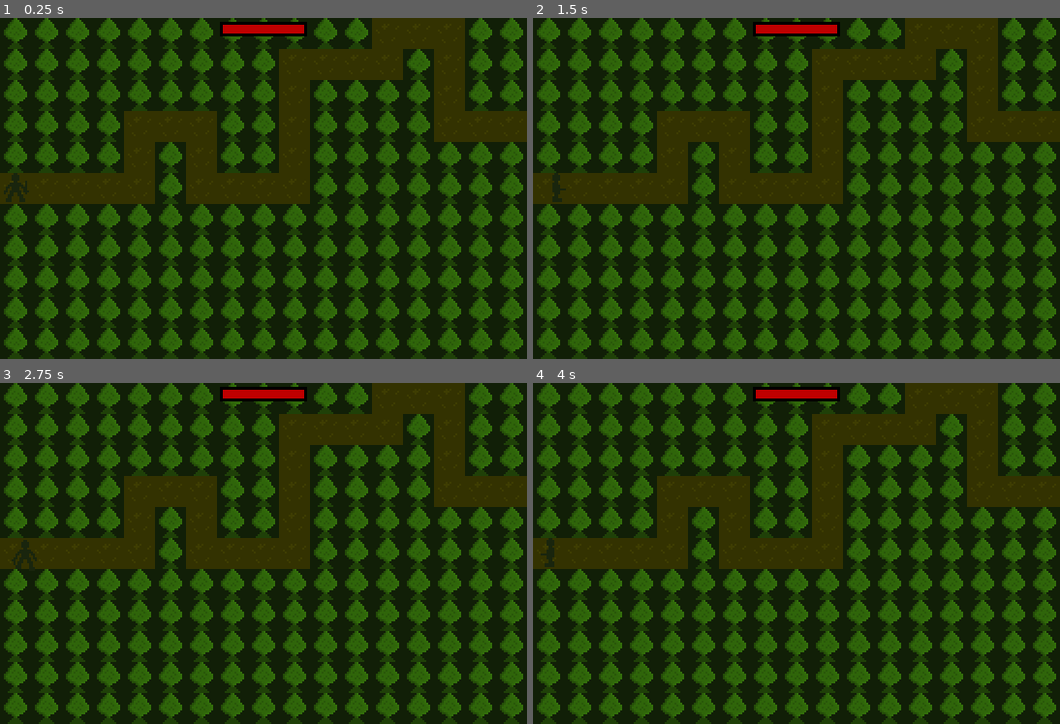
Above: before the commit, frames 1-4 (two rows, left to right).
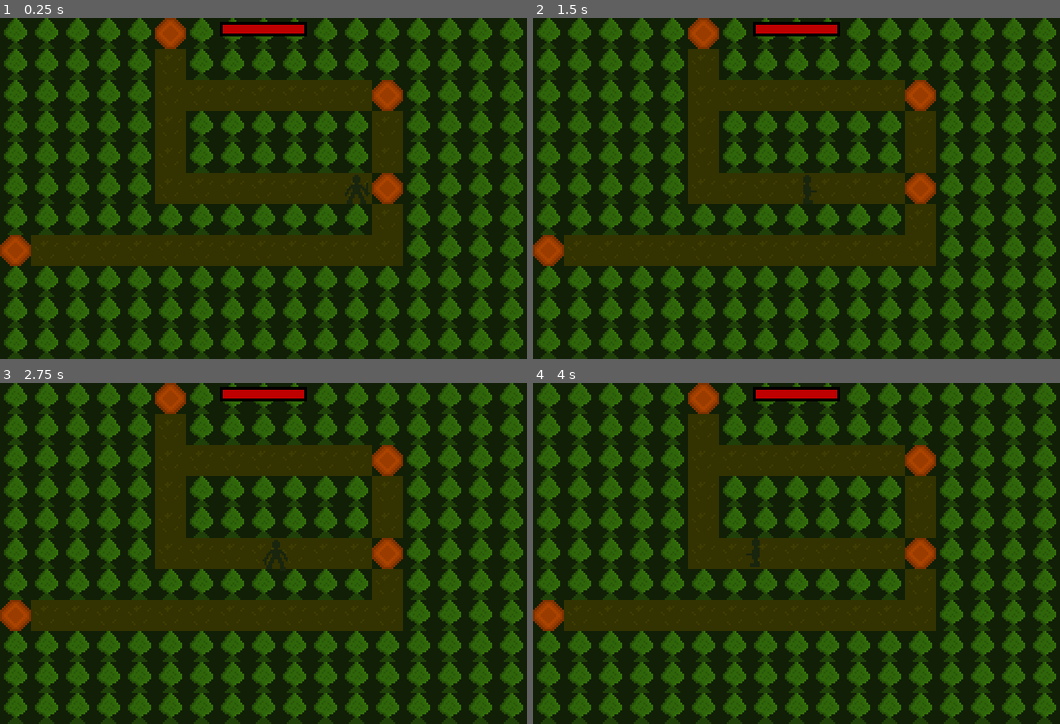
Above: after the commit, the same moments.

Repository: johnmanthop/roguelike_shooter_demo
Game: Godot game, scene res://scenes/top_level.tscn
Two runs of this game, one before a commit and one after it. Both use one fixed random seed, a clock stepped at 60 frames per second and the inputs below. Before the commit the project starts from res://scenes/autogenerated_level.tscn.
Inputs:
- Up to frame 1 (0.25 s): no input
- Up to frame 2 (1.5 s): tap Enter at 0.5 s; hold A (A) 0.53-1.28 s; tap D (D) at 0.8, 1.35 s
- Up to frame 3 (2.75 s): tap S (S) at 1.55 s; tap Space (space) at 2 s; hold S (S) from 2.03 s (still down); tap W (W) at 2.3 s
- Up to frame 4 (4 s): tap Enter at 2.75 s; release S (S) at 2.78 s; tap W (W) at 2.85 s; tap A (A) at 3.05 s; tap Space (space) at 3.5 s; hold A (A) from 3.53 s (still down); tap D (D) at 3.8 s

The runs differ from the first frame. In frame 1, 26% of the frame differs, in the area x 0-100%, y 0-73%; in frame 2, 26%; in frame 3, 26%; in frame 4, 26%.

Commit message:
Advanced level generation

Diff:
--- a/project.godot
+++ b/project.godot
@@ -11,7 +11,7 @@
 [application]
 
 config/name="demo-roguelike-shooter"
-run/main_scene="res://scenes/autogenerated_level.tscn"
+run/main_scene="res://scenes/top_level.tscn"
 config/features=PackedStringArray("4.2", "Forward Plus")
 config/icon="res://icon.svg"
 
--- a/scenes/autogenerated_level.tscn
+++ b/scenes/autogenerated_level.tscn
@@ -1,12 +1,6 @@
-[gd_scene load_steps=4 format=3 uid="uid://nserbo28m8fd"]
+[gd_scene load_steps=2 format=3 uid="uid://nserbo28m8fd"]
 
 [ext_resource type="Script" path="res://scripts/autogenerated_level.gd" id="1_f4n2p"]
-[ext_resource type="PackedScene" uid="uid://dqpog1t167wh6" path="res://scenes/player.tscn" id="2_2okfx"]
-[ext_resource type="PackedScene" uid="uid://dkk2u4bv8kjox" path="res://scenes/HUD.tscn" id="3_1k2xg"]
 
 [node name="AutogeneratedLevel" type="Node2D"]
 script = ExtResource("1_f4n2p")
-
-[node name="player" parent="." instance=ExtResource("2_2okfx")]
-
-[node name="Hud" parent="." instance=ExtResource("3_1k2xg")]
--- a/scenes/autogenerated_passage.tscn
+++ b/scenes/autogenerated_passage.tscn
@@ -1,6 +1,158 @@
-[gd_scene load_steps=2 format=3 uid="uid://b3yc3gw5q4o5v"]
+[gd_scene load_steps=2 format=3 uid="uid://blqcfnnnieoto"]
 
-[ext_resource type="Script" path="res://scripts/autogenerated_passage.gd" id="1_c7o27"]
+[sub_resource type="GDScript" id="GDScript_vd5sy"]
+script/source = "extends Node2D
+
+enum TILE
+{
+	TREE_T,
+	ROAD_T,
+	BUILDING_T
+}
+
+const PROX_ZONE:		float = 2
+const TILE_SIZE:		int = 16
+var tree_tile: 			Sprite2D
+var level_matrix: 		Array
+var h_tile_count: 		int
+var w_tile_count:		int
+var SCREEN_SIZE:		Vector2
+var half_tile_offset = 	Vector2(TILE_SIZE / 2, TILE_SIZE / 2)
+var player
+var entry_point_left: 		Vector2
+var entry_point_right:		Vector2
+
+func init_level_map():
+	for h in h_tile_count:
+		level_matrix.append([])
+		level_matrix[h] = []
+
+		for w in w_tile_count:
+			level_matrix[h].append([])
+			level_matrix[h][w] = TILE.TREE_T
+
+func construct_tree_tiles():
+	var tree_scene: PackedScene = preload(\"res://scenes/tree_scene.tscn\")
+	for i in level_matrix.size():
+		for j in level_matrix[0].size():
+			if level_matrix[i][j] == TILE.TREE_T or level_matrix[i][j] == TILE.BUILDING_T:
+				var tree_tile = tree_scene.instantiate()
+				tree_tile.position = Vector2(j, i) * TILE_SIZE
+				tree_tile.position += half_tile_offset
+				add_child(tree_tile)
+
+func construct_road_in_matrix():
+	entry_point_left.y = h_tile_count / 2
+	entry_point_left.x = 0
+
+	var current_point = entry_point_left
+	while current_point.x < w_tile_count - 1:
+		var horizontal_length 	= randi_range(2, 4)
+		var vertical_length 	= randi_range(2, 4)
+		var direction: int
+
+		if randi_range(0, 1) == 0: 	direction = 1
+		else:						direction = -1
+
+		for l in horizontal_length:
+			level_matrix[clamp(current_point.y, 0, h_tile_count - 1)][clamp(current_point.x + l, 0, w_tile_count - 1)] = TILE.ROAD_T
+		current_point.x += horizontal_length
+		current_point = current_point.clamp(Vector2(0, 0), Vector2(w_tile_count - 1, h_tile_count - 1))
+
+		if current_point.x >= w_tile_count - 2:
+			break
+
+		for l in vertical_length:
+			level_matrix[clamp(current_point.y + direction * l, 0, h_tile_count - 1)][clamp(current_point.x, 0, w_tile_count - 1)] = TILE.ROAD_T
+		current_point.y += direction * vertical_length
+		current_point = current_point.clamp(Vector2(0, 0), Vector2(w_tile_count - 1, h_tile_count - 1))
+
+	for l in 3:
+		level_matrix[clamp(current_point.y, 0, h_tile_count - 1)][clamp(current_point.x + l, 0, w_tile_count - 1)] = TILE.ROAD_T
+	current_point.x += 3
+	current_point = current_point.clamp(Vector2(0, 0), Vector2(w_tile_count - 1, h_tile_count - 1))
+
+	entry_point_right = current_point
+
+func construct_road_tiles():
+	for i in level_matrix.size():
+		for j in level_matrix[0].size():
+			if level_matrix[i][j] == TILE.ROAD_T:
+				var road_tile = Sprite2D.new()
+				road_tile.texture = load(\"res://game_assets/tiles/road_tile.png\")
+				road_tile.texture_filter = CanvasItem.TEXTURE_FILTER_NEAREST
+				road_tile.position = Vector2(j, i) * TILE_SIZE
+				road_tile.position += half_tile_offset
+				add_child(road_tile)
+
+func construct_building_in_matrix():
+	var is_free = true
+	var root_position
+	for i in 10:
+		root_position = Vector2(randi_range(0, w_tile_count - 5), randi_range(0, h_tile_count - 3))
+		for w in 5:
+			for h in 3:
+				if level_matrix[root_position.y + h][root_position.x + w] != TILE.TREE_T:
+					is_free = false
+		var is_above_road = false
+		for h in h_tile_count - 1 - root_position.y:
+			if level_matrix[root_position.y + h][root_position.x] == TILE.ROAD_T:
+				is_above_road = true
+		if !is_above_road:
+			is_free = false
+		if is_free:
+			break
+	if is_free:
+		for w in 5:
+			for h in 3:
+				level_matrix[root_position.y + h][root_position.x + w] = TILE.BUILDING_T
+		for h in h_tile_count - 1 - root_position.y:
+			if level_matrix[root_position.y + h][root_position.x + 1] == TILE.ROAD_T:
+				break
+			else:
+				level_matrix[root_position.y + h][root_position.x + 1] = TILE.ROAD_T
+
+func construct_building_tiles():
+	for i in level_matrix.size():
+		for j in level_matrix[0].size():
+			if level_matrix[i][j] == TILE.BUILDING_T:
+				var road_tile = Sprite2D.new()
+				road_tile.texture = load(\"res://game_assets/buildings/forest_house.png\")
+				road_tile.texture_filter = CanvasItem.TEXTURE_FILTER_NEAREST
+				road_tile.position = Vector2(j + 2, i + 1) * TILE_SIZE
+				road_tile.position += half_tile_offset
+				add_child(road_tile)
+				return
+
+func is_player_at_left_entry():
+	return player.position.distance_to(entry_point_left * TILE_SIZE + half_tile_offset) <= PROX_ZONE
+
+func is_player_at_right_entry():
+	return player.position.distance_to(entry_point_right * TILE_SIZE + half_tile_offset) <= PROX_ZONE
+
+func set_player(p):
+	player = p
+
+func get_starting_position(left: bool):
+	if left: return entry_point_left * TILE_SIZE
+	else:	 return entry_point_right * TILE_SIZE
+
+func tick():
+	pass
+
+func _ready():
+	SCREEN_SIZE = get_viewport_rect().size
+	w_tile_count = SCREEN_SIZE.x / TILE_SIZE
+	h_tile_count = SCREEN_SIZE.y / TILE_SIZE
+
+	init_level_map()
+	construct_road_in_matrix()
+	construct_building_in_matrix()
+	construct_tree_tiles()
+	construct_road_tiles()
+	construct_building_tiles()
+
+"
 
 [node name="AutogeneratedPassage" type="Node2D"]
-script = ExtResource("1_c7o27")
+script = SubResource("GDScript_vd5sy")
--- /dev/null
+++ b/scenes/top_level.tscn
@@ -0,0 +1,15 @@
+[gd_scene load_steps=5 format=3 uid="uid://d0vqfvi1o8o4y"]
+
+[ext_resource type="Script" path="res://scripts/top_level.gd" id="1_wjqs7"]
+[ext_resource type="PackedScene" uid="uid://nserbo28m8fd" path="res://scenes/autogenerated_level.tscn" id="2_4bkw8"]
+[ext_resource type="PackedScene" uid="uid://dqpog1t167wh6" path="res://scenes/player.tscn" id="3_nf1lk"]
+[ext_resource type="PackedScene" uid="uid://dkk2u4bv8kjox" path="res://scenes/HUD.tscn" id="4_8k0h1"]
+
+[node name="TopLevel" type="Node2D"]
+script = ExtResource("1_wjqs7")
+
+[node name="AutogeneratedLevel" parent="." instance=ExtResource("2_4bkw8")]
+
+[node name="Player" parent="." instance=ExtResource("3_nf1lk")]
+
+[node name="Hud" parent="." instance=ExtResource("4_8k0h1")]
--- a/scripts/autogenerated_level.gd
+++ b/scripts/autogenerated_level.gd
@@ -1,71 +1,155 @@
 extends Node2D
 
-const LEVEL_SIZE:		int = 6
-const TILE_SIZE:		int = 16
-var room_scene: 		PackedScene = preload("res://scenes/autogenerated_room.tscn")
-var passage_scene: 		PackedScene = preload("res://scenes/autogenerated_passage.tscn")
-var level:				Array
-var active_scene:		int
-var entry_points:		Array
-var exit_points:		Array
-var SCREEN_SIZE:		Vector2
-var half_tile_offset: 	Vector2
+const TILE_SIZE:			int = 16
+var SCREEN_SIZE:			Vector2
+const W_LEVEL_SIZE:			int = 17
+const H_LEVEL_SIZE:			int = 11
+const NO_OF_ROOMS:		int = 4
+var half_tile_offset:		Vector2
+var level_matrix:			Array
+var w_tile_count:			int
+var h_tile_count:			int
+var player_starting_point: 	Vector2
+var enemy_room_positions: 	Array
+var player
+var active_room_position:	Vector2
 
-func init_level():
-	level.append(passage_scene.instantiate())
-	level.back().set_player($player)
+enum TILE
+{
+	TREE_T,
+	ROAD_T,
+	STARTING_POINT_T,
+	ROOM_ENTRANCE_T
+}
 
-	for i in LEVEL_SIZE - 1:
-		if randi_range(0, 1) == 0:
-			level.append(passage_scene.instantiate())
-			level.back().set_player($player)
-		else:
-			level.append(room_scene.instantiate())
-			level.back().set_player($player)
+func get_random_pos_global() -> Vector2:
+	return Vector2(randi_range(0, W_LEVEL_SIZE - 1), randi_range(0, H_LEVEL_SIZE - 1))
 
-	add_child(level[0])
+func get_random_pos_local() -> Vector2:
+	return Vector2(randi_range(0, w_tile_count - 1), randi_range(0, h_tile_count - 1))
 
-func set_entry_exit_points():
-	pass
+func init_level_matrix():
+	for h in H_LEVEL_SIZE:
+		level_matrix.append([])
+		level_matrix[h] = []
 
-func handle_scene_progress():
-	var scene_changed = false
-	var old_scene_index = active_scene
-	var new_scene_index
-	if level[active_scene].is_player_at_left_entry() and $player.get_animation() == "walk-left":
-		if active_scene > 0:
-			scene_changed = true
-			active_scene -= 1
-			new_scene_index = active_scene
-	elif level[active_scene].is_player_at_right_entry() and $player.get_animation() == "walk-right":
-		if active_scene < level.size() - 1:
-			scene_changed = true
-			active_scene += 1
-			new_scene_index = active_scene
+		for w in W_LEVEL_SIZE:
+			level_matrix[h].append([])
+			level_matrix[h][w] = TILE.TREE_T
 
-	if scene_changed:
-		remove_child(level[old_scene_index])
-		add_child(level[new_scene_index])
-		var is_player_at_right_hemi = ($player.position.x > (SCREEN_SIZE.x / 2))
-		$player.position = level[new_scene_index].get_starting_position(is_player_at_right_hemi) + half_tile_offset
+func construct_starting_point_in_matrix():
+	player_starting_point = get_random_pos_global()
+	level_matrix[player_starting_point.y][player_starting_point.x] = TILE.ROAD_T
 
-func handle_hud():
-	var health_blocks = int(($Hud.HEALTH_BLOCKS * $player.health) / $player.MAX_HEALTH)
-	$Hud.set_visible_blocks(health_blocks)
+func construct_enemy_rooms_in_matrix():
+	for i in NO_OF_ROOMS:
+		var random_pos = get_random_pos_global()
+		while random_pos == player_starting_point:
+			random_pos = get_random_pos_global()
+
+		enemy_room_positions.append(random_pos)
+		level_matrix[random_pos.y][random_pos.x] = TILE.ROOM_ENTRANCE_T
+
+func find_path(a: Vector2, b: Vector2) -> Array:
+	var path 				= []
+	var current_point 		= a
+
+	var dir_x: int
+	if a.x < b.x:
+		dir_x = 1
+	else:
+		dir_x = -1
+
+	var dir_y: int
+	if a.y < b.y:
+		dir_y = 1
+	else:
+		dir_y = -1
+
+	path.append(current_point)
+
+	if randi_range(0, 1) == 0:
+		for w in abs(a.x - b.x):
+			current_point.x += dir_x
+			path.append(current_point)
+
+		for h in abs(a.y - b.y):
+			current_point.y += dir_y
+			path.append(current_point)
+	else:
+		for h in abs(a.y - b.y):
+			current_point.y += dir_y
+			path.append(current_point)
+
+		for w in abs(a.x - b.x):
+			current_point.x += dir_x
+			path.append(current_point)
+
+	path.pop_front()
+	path.pop_back()
+
+	return path
+
+func construct_roads_in_matrix():
+	var points_to_connect = [player_starting_point]
+	points_to_connect += enemy_room_positions
+
+	for i in points_to_connect.size() - 1:
+		var point_1 = points_to_connect[i]
+		var point_2 = points_to_connect[i + 1]
+		var path 	= find_path(point_1, point_2)
+
+		for point in path:
+			if level_matrix[point.y][point.x] != TILE.ROOM_ENTRANCE_T:
+				level_matrix[point.y][point.x] = TILE.ROAD_T
+
+func convert_matrix_to_tilemap():
+	for i in level_matrix.size():
+		for j in level_matrix[0].size():
+			if level_matrix[i][j] == TILE.ROAD_T:
+				var road_tile = Sprite2D.new()
+				road_tile.texture = load("res://game_assets/tiles/road_tile.png")
+				road_tile.texture_filter = CanvasItem.TEXTURE_FILTER_NEAREST
+				road_tile.position = Vector2(j, i) * TILE_SIZE
+				road_tile.position += half_tile_offset
+				add_child(road_tile)
+			elif level_matrix[i][j] == TILE.TREE_T:
+				var tree_tile = preload("res://scenes/tree_scene.tscn").instantiate()
+				tree_tile.position = Vector2(j, i) * TILE_SIZE
+				tree_tile.position += half_tile_offset
+				add_child(tree_tile)
+			elif level_matrix[i][j] == TILE.ROOM_ENTRANCE_T:
+				var road_tile = Sprite2D.new()
+				road_tile.texture = load("res://game_assets/tiles/enemy_room_entrance.png")
+				road_tile.texture_filter = CanvasItem.TEXTURE_FILTER_NEAREST
+				road_tile.position = Vector2(j, i) * TILE_SIZE
+				road_tile.position += half_tile_offset
+				add_child(road_tile)
+
+func handle_player_transfer():
+	active_room_position = Vector2(-1, -1)
+	for room_position in enemy_room_positions:
+		if (player.position).distance_to(room_position * TILE_SIZE + half_tile_offset) < 12:
+			active_room_position = room_position
+
+func get_active_enemy_room():
+	return active_room_position
+
+func set_player_pointer(p):
+	player = p
 
 func _process(delta):
-	for l in level: l.hide()
-
-	level[active_scene].show()
-	level[active_scene].tick()
-
-	handle_scene_progress()
-	handle_hud()
+	handle_player_transfer()
 
 func _ready():
-	SCREEN_SIZE = get_viewport_rect().size
-	half_tile_offset = Vector2(TILE_SIZE / 2, TILE_SIZE / 2)
-	active_scene = 0
-	init_level()
-	set_entry_exit_points()
-	$player.position = level[0].get_starting_position(true	 )
+	SCREEN_SIZE 		= get_viewport_rect().size
+	half_tile_offset 	= Vector2(TILE_SIZE / 2, TILE_SIZE / 2)
+	w_tile_count 		= SCREEN_SIZE.x / TILE_SIZE
+	h_tile_count		= SCREEN_SIZE.y / TILE_SIZE
+	active_room_position = Vector2(-1, -1)
+
+	init_level_matrix()
+	construct_starting_point_in_matrix()
+	construct_enemy_rooms_in_matrix()
+	construct_roads_in_matrix()
+	convert_matrix_to_tilemap()
--- a/scripts/autogenerated_passage.gd
+++ /dev/null
@@ -1,150 +0,0 @@
-extends Node2D
-
-enum TILE
-{
-	TREE_T,
-	ROAD_T,
-	BUILDING_T
-}
-
-const PROX_ZONE:		float = 2
-const TILE_SIZE:		int = 16
-var tree_tile: 			Sprite2D
-var level_matrix: 		Array
-var h_tile_count: 		int
-var w_tile_count:		int
-var SCREEN_SIZE:		Vector2
-var half_tile_offset = 	Vector2(TILE_SIZE / 2, TILE_SIZE / 2)
-var player
-var entry_point_left: 		Vector2
-var entry_point_right:		Vector2
-
-func init_level_map():
-	for h in h_tile_count:
-		level_matrix.append([])
-		level_matrix[h] = []
-
-		for w in w_tile_count:
-			level_matrix[h].append([])
-			level_matrix[h][w] = TILE.TREE_T
-
-func construct_tree_tiles():
-	var tree_scene: PackedScene = preload("res://scenes/tree_scene.tscn")
-	for i in level_matrix.size():
-		for j in level_matrix[0].size():
-			if level_matrix[i][j] == TILE.TREE_T or level_matrix[i][j] == TILE.BUILDING_T:
-				var tree_tile = tree_scene.instantiate()
-				tree_tile.position = Vector2(j, i) * TILE_SIZE
-				tree_tile.position += half_tile_offset
-				add_child(tree_tile)
-
-func construct_road_in_matrix():
-	entry_point_left.y = h_tile_count / 2
-	entry_point_left.x = 0
-
-	var current_point = entry_point_left
-	while current_point.x < w_tile_count - 1:
-		var horizontal_length 	= randi_range(2, 4)
-		var vertical_length 	= randi_range(2, 4)
-		var direction: int
-
-		if randi_range(0, 1) == 0: 	direction = 1
-		else:						direction = -1
-
-		for l in horizontal_length:
-			level_matrix[clamp(current_point.y, 0, h_tile_count - 1)][clamp(current_point.x + l, 0, w_tile_count - 1)] = TILE.ROAD_T
-		current_point.x += horizontal_length
-		current_point = current_point.clamp(Vector2(0, 0), Vector2(w_tile_count - 1, h_tile_count - 1))
-
-		if current_point.x >= w_tile_count - 2:
-			break
-
-		for l in vertical_length:
-			level_matrix[clamp(current_point.y + direction * l, 0, h_tile_count - 1)][clamp(current_point.x, 0, w_tile_count - 1)] = TILE.ROAD_T
-		current_point.y += direction * vertical_length
-		current_point = current_point.clamp(Vector2(0, 0), Vector2(w_tile_count - 1, h_tile_count - 1))
-
-	for l in 3:
-		level_matrix[clamp(current_point.y, 0, h_tile_count - 1)][clamp(current_point.x + l, 0, w_tile_count - 1)] = TILE.ROAD_T
-	current_point.x += 3
-	current_point = current_point.clamp(Vector2(0, 0), Vector2(w_tile_count - 1, h_tile_count - 1))
-
-	entry_point_right = current_point
-
-func construct_road_tiles():
-	for i in level_matrix.size():
-		for j in level_matrix[0].size():
-			if level_matrix[i][j] == TILE.ROAD_T:
-				var road_tile = Sprite2D.new()
-				road_tile.texture = load("res://game_assets/tiles/road_tile.png")
-				road_tile.texture_filter = CanvasItem.TEXTURE_FILTER_NEAREST
-				road_tile.position = Vector2(j, i) * TILE_SIZE
-				road_tile.position += half_tile_offset
-				add_child(road_tile)
-
-func construct_building_in_matrix():
-	var is_free = true
-	var root_position
-	for i in 10:
-		root_position = Vector2(randi_range(0, w_tile_count - 5), randi_range(0, h_tile_count - 3))
-		for w in 5:
-			for h in 3:
-				if level_matrix[root_position.y + h][root_position.x + w] != TILE.TREE_T:
-					is_free = false
-		var is_above_road = false
-		for h in h_tile_count - 1 - root_position.y:
-			if level_matrix[root_position.y + h][root_position.x] == TILE.ROAD_T:
-				is_above_road = true
-		if !is_above_road:
-			is_free = false
-		if is_free:
-			break
-	if is_free:
-		for w in 5:
-			for h in 3:
-				level_matrix[root_position.y + h][root_position.x + w] = TILE.BUILDING_T
-		for h in h_tile_count - 1 - root_position.y:
-			if level_matrix[root_position.y + h][root_position.x + 1] == TILE.ROAD_T:
-				break
-			else:
-				level_matrix[root_position.y + h][root_position.x + 1] = TILE.ROAD_T
-
-func construct_building_tiles():
-	for i in level_matrix.size():
-		for j in level_matrix[0].size():
-			if level_matrix[i][j] == TILE.BUILDING_T:
-				var road_tile = Sprite2D.new()
-				road_tile.texture = load("res://game_assets/buildings/forest_house.png")
-				road_tile.texture_filter = CanvasItem.TEXTURE_FILTER_NEAREST
-				road_tile.position = Vector2(j + 2, i + 1) * TILE_SIZE
-				road_tile.position += half_tile_offset
-				add_child(road_tile)
-				return
-
-func is_player_at_left_entry():
-	return player.position.distance_to(entry_point_left * TILE_SIZE + half_tile_offset) <= PROX_ZONE
-
-func is_player_at_right_entry():
-	return player.position.distance_to(entry_point_right * TILE_SIZE + half_tile_offset) <= PROX_ZONE
-
-func set_player(p):
-	player = p
-
-func get_starting_position(left: bool):
-	if left: return entry_point_left * TILE_SIZE
-	else:	 return entry_point_right * TILE_SIZE
-
-func tick():
-	pass
-
-func _ready():
-	SCREEN_SIZE = get_viewport_rect().size
-	w_tile_count = SCREEN_SIZE.x / TILE_SIZE
-	h_tile_count = SCREEN_SIZE.y / TILE_SIZE
-
-	init_level_map()
-	construct_road_in_matrix()
-	construct_building_in_matrix()
-	construct_tree_tiles()
-	construct_road_tiles()
-	construct_building_tiles()
--- a/scripts/autogenerated_room.gd
+++ b/scripts/autogenerated_room.gd
@@ -32,7 +32,7 @@
 var entry_point_left:		Vector2
 var entry_point_right:		Vector2
 
-func set_player(p):
+func set_player_pointer(p):
 	player = p
 
 func construct_floor_tiles():
@@ -64,7 +64,8 @@
 			add_child(floor_tile)
 
 func fix_possible_player_trap():
-	for j in level_matrix[0].size(): level_matrix[0][j] = TILE.FLOOR_T_B3
+	for j in level_matrix[0].size():
+		level_matrix[0][j] = TILE.FLOOR_T_B3
 	for i in level_matrix.size():
 		level_matrix[i][0] = TILE.FLOOR_T_B1
 		level_matrix[i][level_matrix[0].size() - 1] = TILE.FLOOR_T_B2
@@ -160,7 +161,7 @@
 	if left: return entry_point_left * TILE_SIZE
 	else:	 return entry_point_right * TILE_SIZE
 
-func tick():
+func _process(delta):
 	if game_over: return
 
 	var v = player.velocity
--- /dev/null
+++ b/scripts/top_level.gd
@@ -0,0 +1,51 @@
+extends Node2D
+
+enum STATE
+{
+	FREE_ROAM,
+	IN_ROOM
+}
+
+const TILE_SIZE: 		int = 16
+var half_tile_offset: 	Vector2
+var enemy_rooms:		Array
+var player_state:		STATE
+var active_scene
+
+func construct_enemy_rooms():
+	for i in $AutogeneratedLevel.NO_OF_ROOMS:
+		var enemy_room = preload("res://scenes/autogenerated_room.tscn").instantiate()
+		enemy_rooms.append(enemy_room)
+
+func handle_player_transfer():
+	if player_state == STATE.FREE_ROAM:
+		var actived_enemy_room = $AutogeneratedLevel.get_active_enemy_room()
+		if actived_enemy_room.x != -1:
+			player_state = STATE.IN_ROOM
+			remove_child($AutogeneratedLevel)
+			add_child(enemy_rooms[0])
+			$Player.position = enemy_rooms[0].get_starting_position()
+
+
+func init_player():
+	player_state = STATE.FREE_ROAM
+	$Player.position = $AutogeneratedLevel.player_starting_point * TILE_SIZE + half_tile_offset
+	$AutogeneratedLevel.set_player_pointer($Player)
+	for room in enemy_rooms:
+		room.set_player_pointer($Player)
+
+
+func handle_HUD():
+	var health_blocks: int = ($Hud.HEALTH_BLOCKS * $Player.health) / $Player.MAX_HEALTH
+	$Hud.set_visible_blocks(health_blocks)
+
+func _process(delta):
+	handle_player_transfer()
+	handle_HUD()
+
+func _ready():
+	active_scene = $AutogeneratedLevel
+	half_tile_offset = Vector2(TILE_SIZE / 2, TILE_SIZE / 2)
+
+	construct_enemy_rooms()
+	init_player()
Binary file added: game_assets/asesprite/enemy_room_entrance.aseprite
Binary file added: game_assets/tiles/enemy_room_entrance.png
Not shown, added: game_assets/tiles/enemy_room_entrance.png.import
